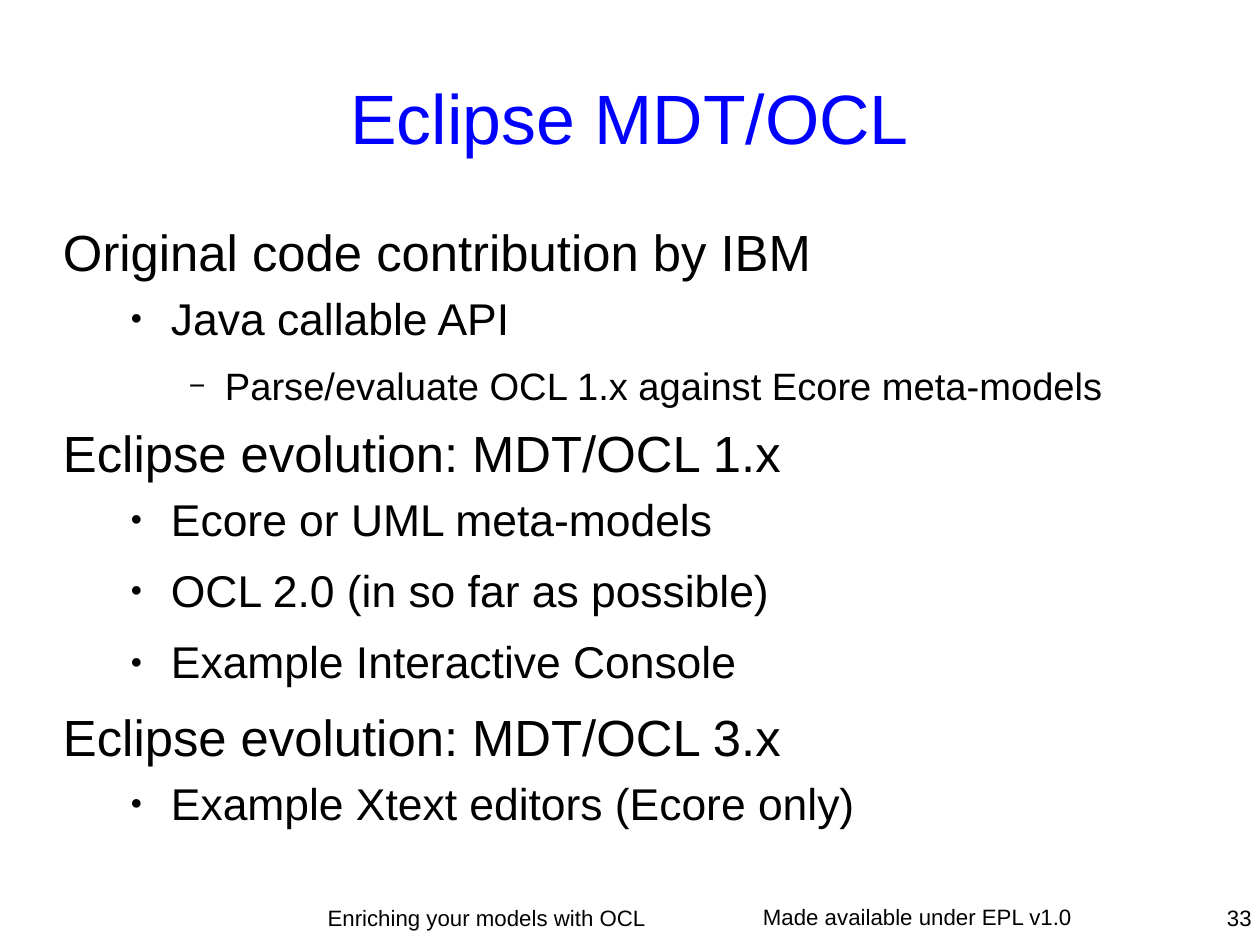
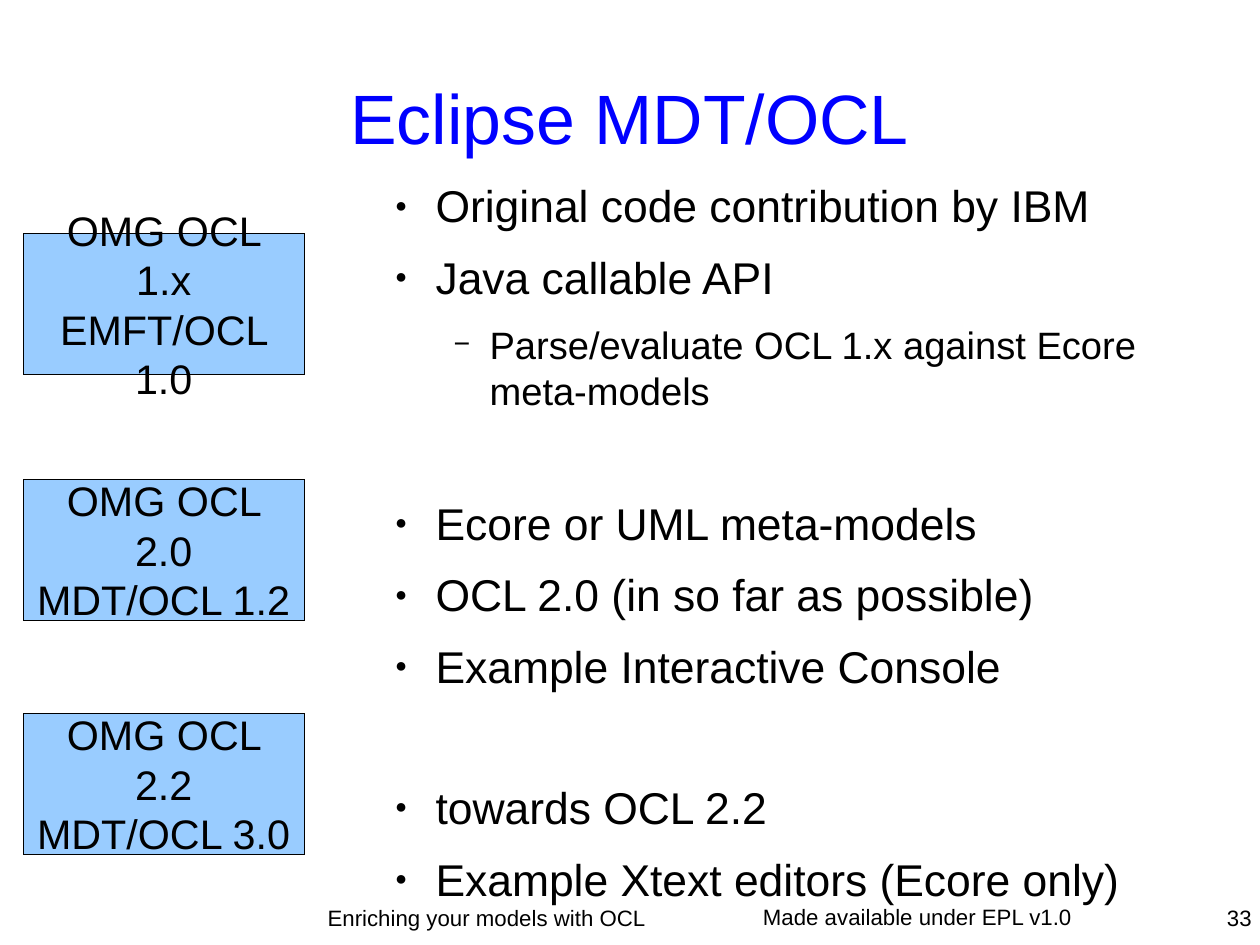
Before and after one commit to eclipse-ocl/ocl-website, a slide deck: slide 33 of ocl/docs/publications/ESE2010LongTalk/EnrichingWithOCL.odp. Drawn at 1260x945 pixels with LibreOffice and Linux fonts; fonts in the diff are those of the drawing. Boxes give left, top, right and bottom in pixels: in the first picture for what was removed or moved away, otherwise in the second. Text is boxed around its words. In the diff, an @@ line names an element or a change of style, - is before the commit and + after.

Commit message:
Axel's extra benchmarks Logos Pictures on 33/34 Layout tweaks

```diff
--- a/ocl/docs/publications/ESE2010LongTalk/EnrichingWithOCL.odp
+++ b/ocl/docs/publications/ESE2010LongTalk/EnrichingWithOCL.odp
@@ text "Original code contribution by IBM": place and size @@
-text "Original code contribution by IBM" at [63,234,1102,829]
+text "Original code contribution by IBM" at [436,189,1136,905]
@@ text at [436,189,1090,232]: size 32 to 28 pt in "Original code contribution by IBM"; bullet none to ●; list level 1 to 2 in "Original code contribution by IBM" @@
@@ rectangle added at [23,234,304,375], fill #99CCFF, outline #000000 0 pt, 26 pt, text #000000 @@
+OMG OCL 1.x
+EMFT/OCL 1.0
@@ text at [63,435,781,483]: paragraph removed @@
-Eclipse evolution: MDT/OCL 1.x
@@ rectangle added at [23,480,304,621], fill #99CCFF, outline #000000 0 pt, 26 pt, text #000000 @@
+OMG OCL 2.0
+MDT/OCL 1.2
@@ rectangle added at [23,713,304,854], fill #99CCFF, outline #000000 0 pt, 26 pt, text #000000 @@
+OMG OCL 2.2
+MDT/OCL 3.0
@@ text at [436,791,767,825]: text changed; size 32 to 28 pt @@
-Eclipse evolution: MDT/OCL 3.x
+  ● towards OCL 2.2
```
Also in this commit, not shown: 17 other slides changed, 3 slides added.
